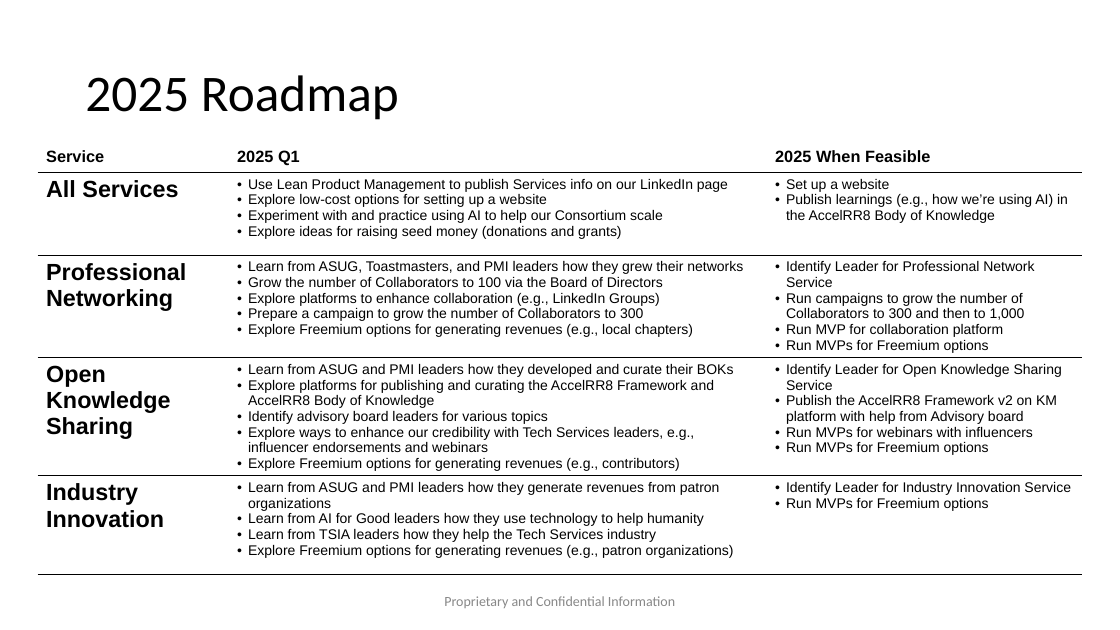
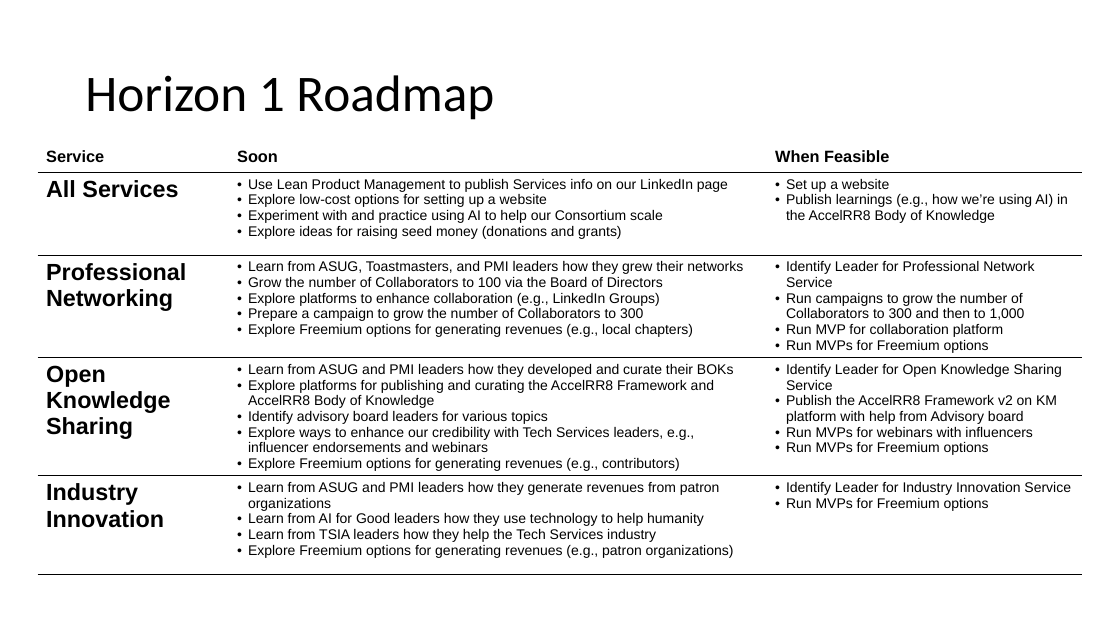
Before and after one commit to AccelRR8-Consortium-NonProfit/Management-Public, a slide deck: slide 15 of docs/1_Integration/1b_Strategy/AccelRR8 Consortium Non-Profit Organization Strategy.pptx (slide 30 before the commit). Drawn at 1120x630 pixels with LibreOffice and Linux fonts; fonts in the diff are those of the drawing; background and template pictures are left out. Boxes give left, top, right and bottom in pixels: in the first picture for what was removed or moved away, otherwise in the second. Text is boxed around its words. In the diff, an @@ line names an element or a change of style, - is before the commit and + after.

```diff
--- a/docs/1_Integration/1b_Strategy/AccelRR8 Consortium Non-Profit Organization Strategy.pptx
+++ b/docs/1_Integration/1b_Strategy/AccelRR8 Consortium Non-Profit Organization Strategy.pptx
@@ title at <box>85,75,494,120</box>: text changed @@
-2025 Roadmap
+Horizon 1 Roadmap
@@ table at <box>38,144,1082,590</box> @@
-row 1, column 2: 2025 Q1
+row 1, column 2: Soon
-row 1, column 3: 2025 When Feasible
+row 1, column 3: When Feasible
@@ text removed at <box>444,596,675,608</box> @@
-Proprietary and Confidential Information
```
Also in this commit, not shown: 20 other slides changed, 8 slides removed, 35 other files.
